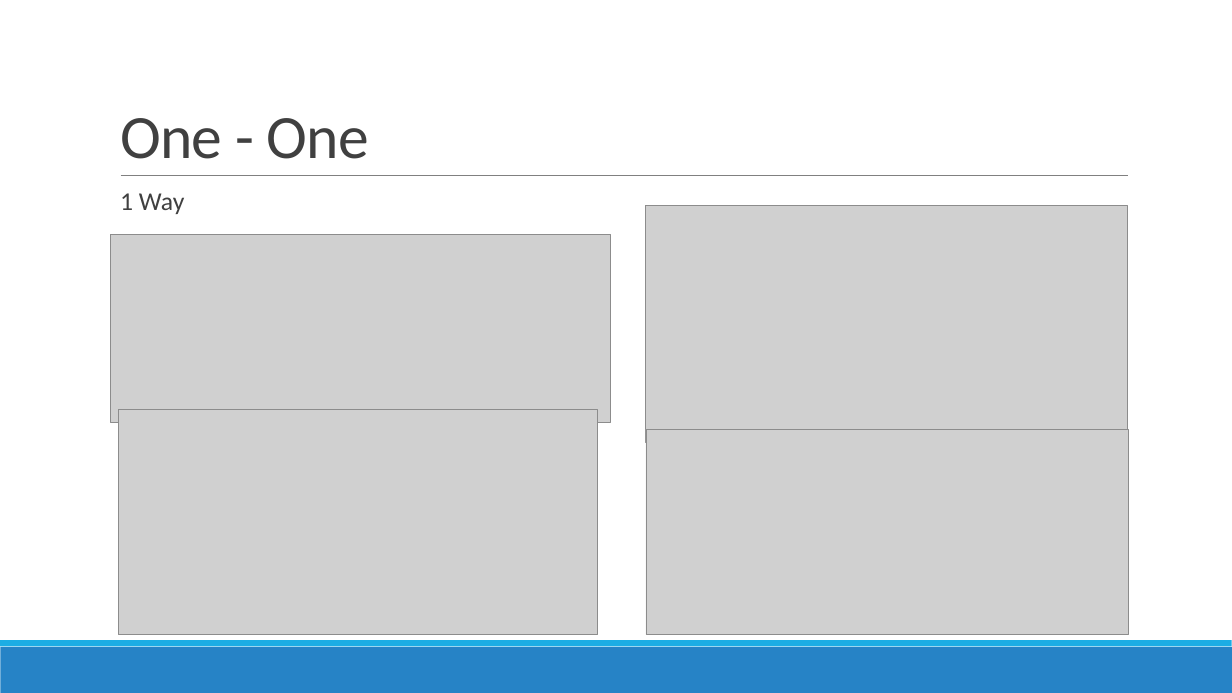
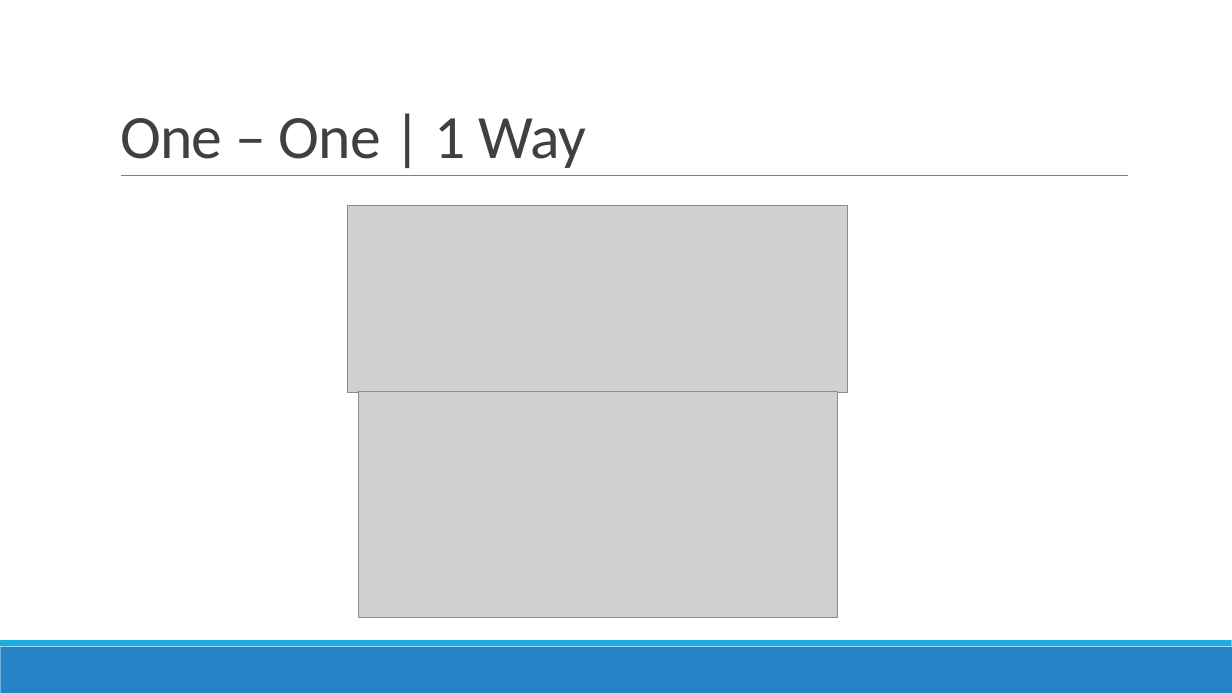
Before and after one commit to nguyenthanhtam1102/trainee-dev-vti-public, a slide deck: slide 52 of Tuần 6 - Java/Advanced Java.pptx (slide 28 before the commit). Drawn at 1232x693 pixels with LibreOffice and Linux fonts; fonts in the diff are those of the drawing; grey boxes stand for pictures. Boxes give left, top, right and bottom in pixels: in the first picture for what was removed or moved away, otherwise in the second. Text is boxed around its words. In the diff, an @@ line names an element or a change of style, - is before the commit and + after.

```diff
--- a/Tuần 6 - Java/Advanced Java.pptx
+++ b/Tuần 6 - Java/Advanced Java.pptx
@@ title at <box>120,118,586,168</box>: text changed @@
-One - One
+One – One | 1 Way
@@ text removed at <box>120,193,184,214</box> @@
-  1 Way
@@ picture: place and size @@
-picture at <box>111,235,611,422</box>
+picture at <box>348,205,848,393</box>
@@ picture removed at <box>646,205,1128,443</box> @@
@@ picture: place and size @@
-picture at <box>118,409,598,635</box>
+picture at <box>359,392,838,617</box>
@@ picture removed at <box>646,429,1128,635</box> @@
```
Also in this commit, not shown: 52 other slides changed, 39 slides added, 12 slides removed.
